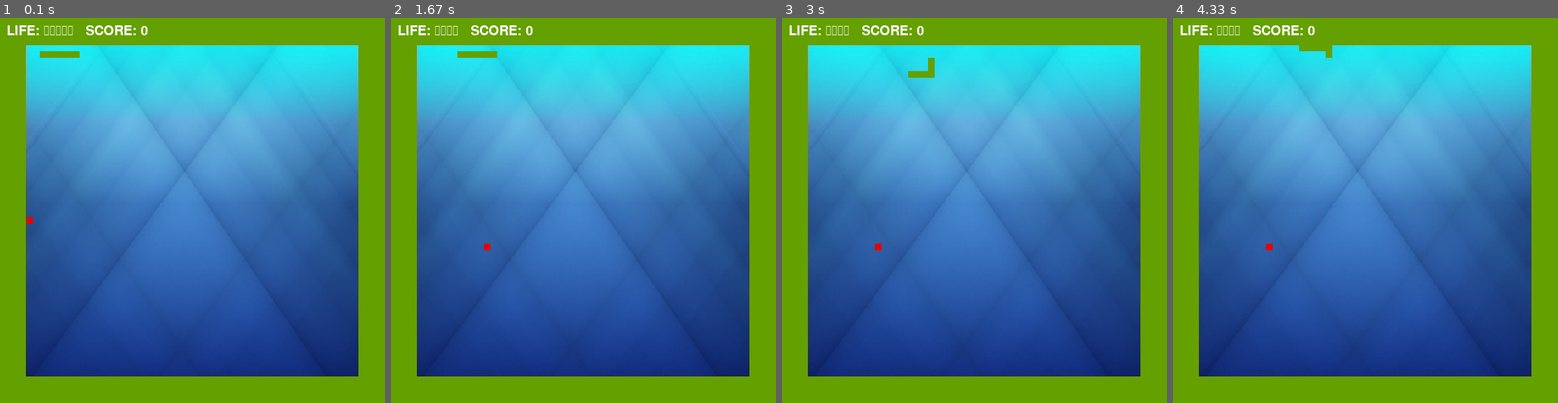
Above: before the commit, frames 1-4 (left to right).
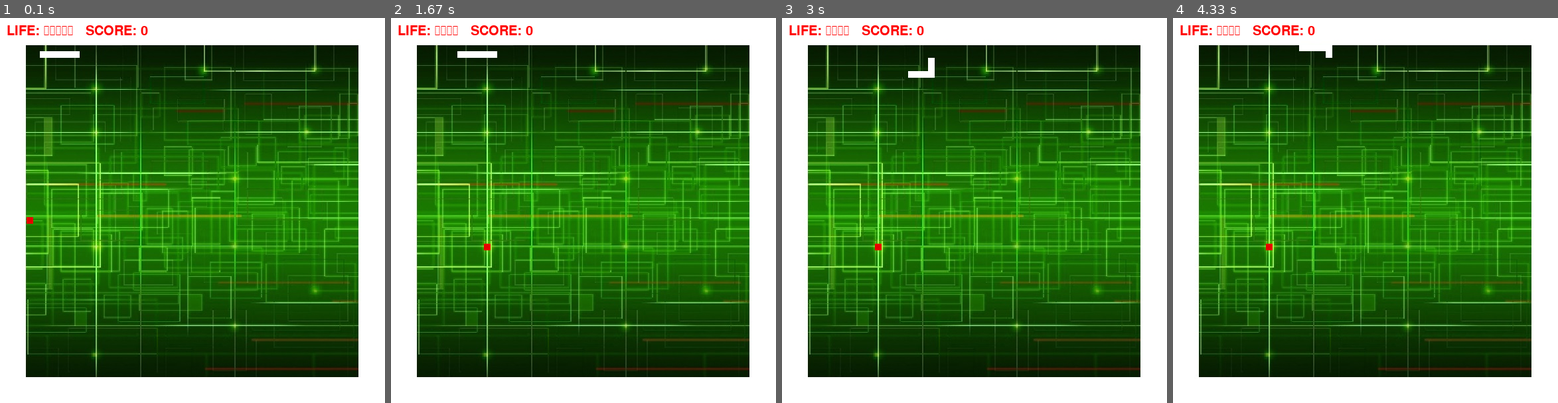
Above: after the commit, the same moments.

Repository: MatteoBartoli03/pygame_snake
Game: pygame game, started from main.long.py
Same seed, same stepped clock (60 frames per second), same inputs: the game is played once before the commit and once after it.
Inputs:
- Up to frame 1 (0.1 s): no input
- Up to frame 2 (1.67 s): hold Right 0.33-0.8 s; hold Up 0.83-1.3 s; hold Right from 1.33 s (still down)
- Up to frame 3 (3 s): release Right at 1.8 s; hold Down 2.4-2.7 s; hold Left from 2.73 s (still down)
- Up to frame 4 (4.33 s): release Left at 3.13 s; hold Up 3.17-3.53 s; hold Right 3.57-4.2 s; hold Down from 4.23 s (still down)

The runs differ from the first frame. In frame 1, 100% of the frame differs, in the area x 0-100%, y 0-100%; in frame 2, 100%; in frame 3, 100%; in frame 4, 100%.

Commit message:
'finished'

Diff:
--- a/main.long.py
+++ b/main.long.py
@@ -38,8 +38,8 @@
 			if life == 0:
 				bg = pygame.image.load('prato_bg.jpg')
 				font = pygame.font.SysFont("Comfortaa", 100)
-				surf_text = font.render("GAME OVER", True, (0, 0, 0))
-				screen.blit(surf_text, (60, 250))
+				surf_text = font.render("GAME OVER", True, (255,255, 255))
+				screen.blit(surf_text, (80, 230))
 				pygame.display.flip()
 				pygame.time.delay(250)
 				done = False
@@ -122,9 +122,9 @@
 			if score == 30:
 				pygame.time.delay(250)
 				bg = pygame.image.load('prato_bg.jpg')
-				font = pygame.font.SysFont("Comfortaa", 80)
-				surf_text = font.render("YOU'VE WIN", True, (0, 0, 0))
-				screen.blit(surf_text, (100, 250))
+				font = pygame.font.SysFont("Comfortaa", 90)
+				surf_text = font.render("YOU'VE WIN", True, (255,255, 255))
+				screen.blit(surf_text, (100, 230))
 				pygame.display.flip()
 				done = False
 				while not done:
@@ -178,7 +178,7 @@
 
 			#colorazione snake
 			for pos in snake.getBody():
-				pygame.draw.rect(screen, pygame.Color(100,160,0), pygame.Rect(pos[0], pos[1], 10, 10))
+				pygame.draw.rect(screen, pygame.Color(255,255,255), pygame.Rect(pos[0], pos[1], 10, 10))
 
 			#colorazione muri
 			if score >= 15:
@@ -240,7 +240,7 @@
 			#punteggio e vite
 			LIFE_SCORE = "LIFE: " + life * '♥' + "   SCORE: " + str(score)
 			font = pygame.font.SysFont("Comfortaa", 30)
-			surf_text = font.render(LIFE_SCORE, True, (255, 255, 255))
+			surf_text = font.render(LIFE_SCORE, True, (255, 0, 0))
 			screen.blit(surf_text, (10, 10))
 			pygame.display.flip()
 
@@ -251,9 +251,9 @@
 		if snake.checkCollision() == 1 or a == 1:
 			if life != 0:
 				bg = pygame.image.load('prato_bg.jpg')
-				font = pygame.font.SysFont("Comfortaa", 50)
-				surf_text = font.render('LIFE :  '+ str(life), True, (255, 255, 255))
-				screen.blit(surf_text, (200, 270))
+				font = pygame.font.SysFont("Comfortaa", 100)
+				surf_text = font.render('LIFE :  '+ str(life), True, (255,255, 255))
+				screen.blit(surf_text, (150, 230))
 				pygame.display.flip()
 				pygame.time.delay(250)
 				done = False
Binary file changed: prato_bg.JPG
